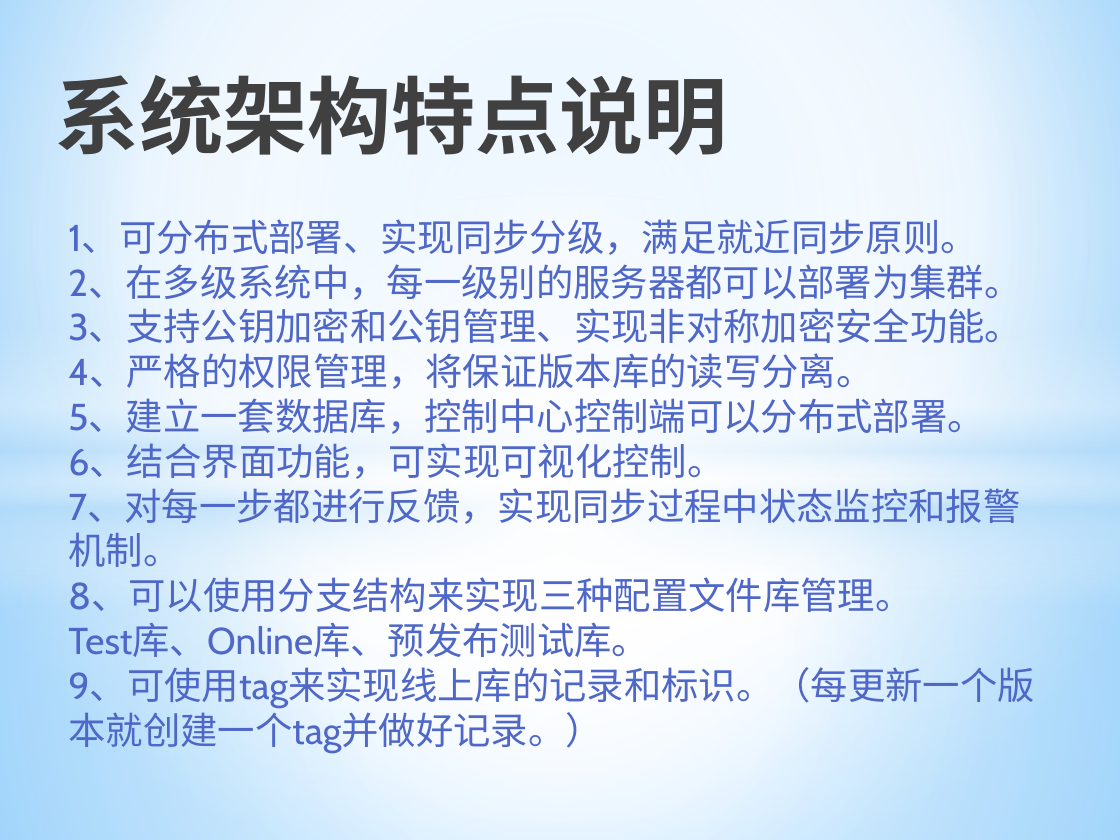
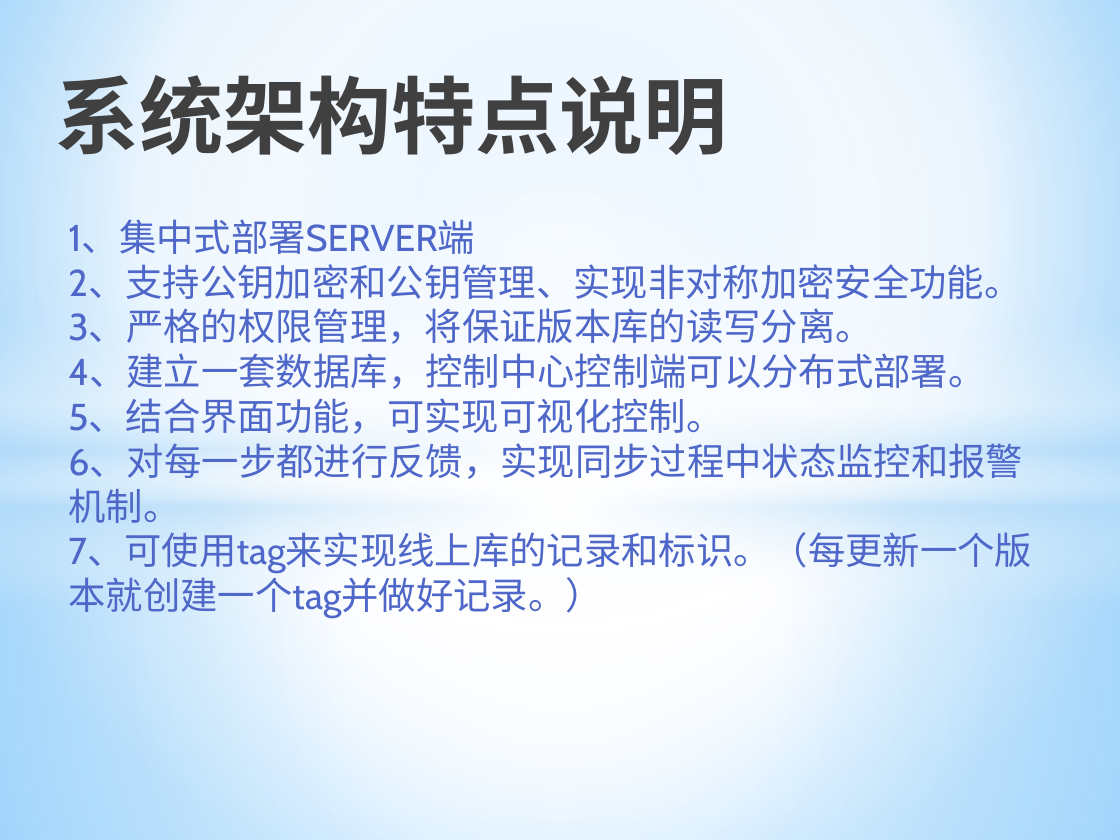
Before and after one commit to allragedbody/clasenbee, a slide deck: slide 2 of docs/Git集群配置方案.pptx (slide 5 before the commit). Drawn at 1120x840 pixels with LibreOffice and Linux fonts; fonts in the diff are those of the drawing. Boxes give left, top, right and bottom in pixels: in the first picture for what was removed or moved away, otherwise in the second. Text is boxed around its words. In the diff, an @@ line names an element or a change of style, - is before the commit and + after.

```diff
--- a/docs/Git集群配置方案.pptx
+++ b/docs/Git集群配置方案.pptx
@@ text at [68,219,1032,619]: text changed @@
-1、可分布式部署、实现同步分级，满足就近同步原则。
-2、在多级系统中，每一级别的服务器都可以部署为集群。
-3、支持公钥加密和公钥管理、实现非对称加密安全功能。
-4、严格的权限管理，将保证版本库的读写分离。
-5、建立一套数据库，控制中心控制端可以分布式部署。
-6、结合界面功能，可实现可视化控制。
-7、对每一步都进行反馈，实现同步过程中状态监控和报警机制。
-8、可以使用分支结构来实现三种配置文件库管理。
-Test库、Online库、预发布测试库。
-9、可使用tag来实现线上库的记录和标识。（每更新一个版本就创建一个tag并做好记录。）
+1、集中式部署SERVER端
+2、支持公钥加密和公钥管理、实现非对称加密安全功能。
+3、严格的权限管理，将保证版本库的读写分离。
+4、建立一套数据库，控制中心控制端可以分布式部署。
+5、结合界面功能，可实现可视化控制。
+6、对每一步都进行反馈，实现同步过程中状态监控和报警机制。
+7、可使用tag来实现线上库的记录和标识。（每更新一个版本就创建一个tag并做好记录。）
```
Also in this commit, not shown: 5 other slides changed, 3 slides added, 5 slides removed, 8 other files.
